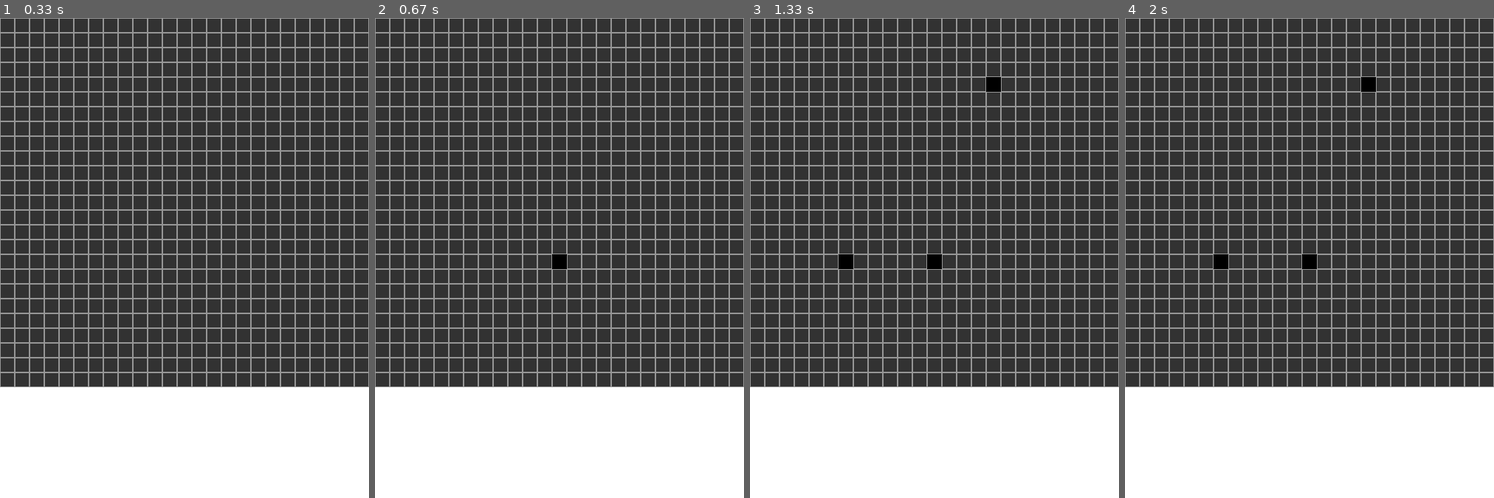
Above: before the commit, frames 1-4 (left to right).
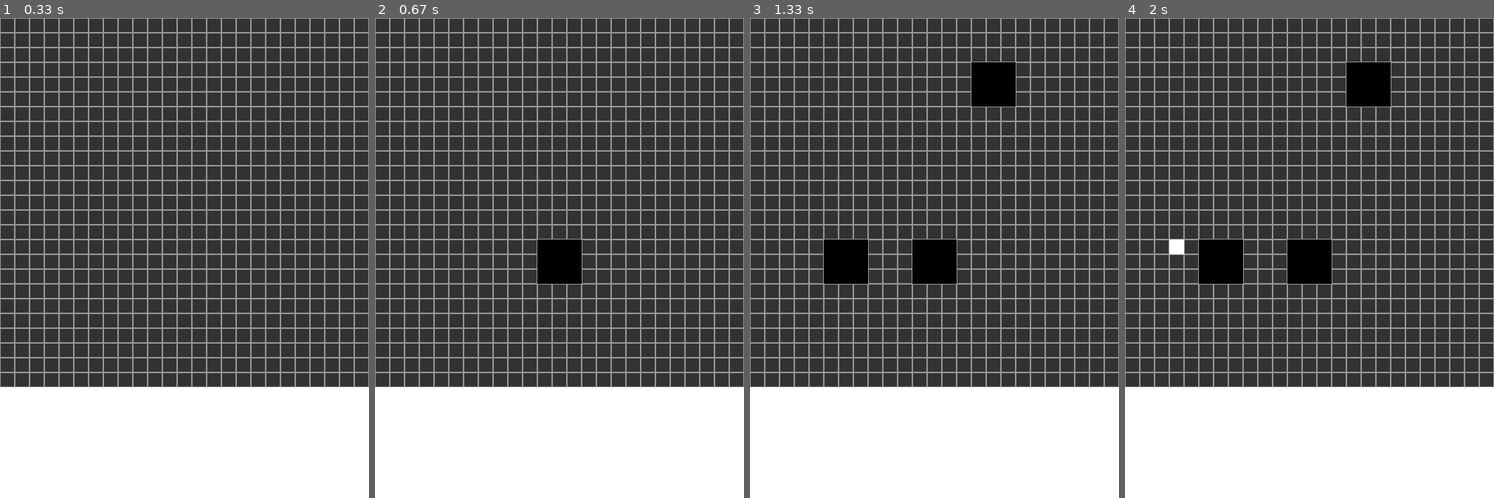
Above: after the commit, the same moments.

Repository: abstralexis/pygame-minesweeper
Game: pygame game, started from main.py
Two runs of this game, one before a commit and one after it. Both use one fixed random seed, a clock stepped at 60 frames per second and the inputs below.
Inputs (mouse positions are in pixels of both pictures, inside the frame that each line leads up to):
- Up to frame 1 (0.33 s): no input
- Up to frame 2 (0.67 s): click (559, 258) at 0.42 s
- Up to frame 3 (1.33 s): click (845, 262) at 0.78 s; click (989, 90) at 1.15 s
- Up to frame 4 (2 s): click (1176, 243) at 1.52 s

Frame 1 is identical in both runs. In frame 2, 1.0% of the frame differs, in the area x 44-56%, y 46-56%; in frame 3, 3.0%; in frame 4, 3.1%, in the area x 12-72%, y 9-56%.

Commit message:
(NOT WORKING) Add adjacent tile pressing + bomb counting

Diff:
--- a/main.py
+++ b/main.py
@@ -27,7 +27,7 @@
 SCREEN_SIZE = (WIDTH, HEIGHT)
 
 pygame.font.init()
-COMICSANSMS = pygame.font.SysFont("comicsansms", 30)
+COMICSANSMS = pygame.font.SysFont("comicsansms", 20)
 
 
 pygame.init()
@@ -72,13 +72,53 @@
     return mine_coords
 
 
+NUM_MINES = 100
+MINES = get_mines(NUM_MINES)
+
+
+def get_adjacent(pressrect: pygame.Rect):
+    """
+    Returns number of adjacent mines and rects of safe spaces
+    """
+    x = pressrect.x
+    y = pressrect.y
+
+    rects = []
+    num_mines = 0
+
+    # This is really messy.
+    # TODO @AlexisComix
+    # for some reason, None of the rects adjacent are in mines somehow.
+    # No clue how this happens
+    # up
+    rects.append(pygame.Rect(x, y-BLOCKSIZE, BLOCKSIZE, BLOCKSIZE))
+    print(pygame.Rect(x, y-BLOCKSIZE, BLOCKSIZE, BLOCKSIZE)) # TEST
+    # down
+    rects.append(pygame.Rect(x, y+BLOCKSIZE, BLOCKSIZE, BLOCKSIZE))
+    # left
+    rects.append(pygame.Rect(x-BLOCKSIZE, y, BLOCKSIZE, BLOCKSIZE))
+    # right
+    rects.append(pygame.Rect(x+BLOCKSIZE, y, BLOCKSIZE, BLOCKSIZE))
+    # upleft
+    rects.append(pygame.Rect(x-BLOCKSIZE, y-BLOCKSIZE, BLOCKSIZE, BLOCKSIZE))
+    # upright
+    rects.append(pygame.Rect(x+BLOCKSIZE, y-BLOCKSIZE, BLOCKSIZE, BLOCKSIZE))
+    # downright
+    rects.append(pygame.Rect(x+BLOCKSIZE, y+BLOCKSIZE, BLOCKSIZE, BLOCKSIZE))
+    # downleft
+    rects.append(pygame.Rect(x-BLOCKSIZE, y+BLOCKSIZE, BLOCKSIZE, BLOCKSIZE))
+
+    for rect in rects:
+        if rect in MINES:
+            num_mines += 1
+
+    return num_mines, rects
+
+
 def main() -> None:
     """
     Main game method
     """
-    NUM_MINES = 100
-    MINES = get_mines(NUM_MINES)
-
     pressed = []
 
     while True:
@@ -88,14 +128,20 @@
                 sys.exit()
 
             elif event.type == pygame.MOUSEBUTTONDOWN:
-                if event.button == 1: # Left click
+                if event.button == 1:           # Left click
                     mouse_x, mouse_y = pygame.mouse.get_pos()
                     floor_x = floor(mouse_x / BLOCKSIZE) * BLOCKSIZE
                     floor_y = floor(mouse_y / BLOCKSIZE) * BLOCKSIZE
                     mouse_grid_pos = (floor_x, floor_y)
 
-                    if mouse_grid_pos in MINES:
+                    if mouse_grid_pos in MINES: # Mine detection
                         print("BOOM!")          # Testing message
+                        mine_rect = pygame.Rect(
+                            mouse_grid_pos, (BLOCKSIZE, BLOCKSIZE)
+                            )
+                        print(mine_rect) # TEST
+                        pygame.draw.rect(WIN, WHITE, mine_rect)
+                        pygame.display.flip()
                         pygame.time.wait(1000)  # Wait 1s
                         pygame.quit()
                         sys.exit()
@@ -105,13 +151,43 @@
                             )
                         pressed.append(click_rect)
 
+                        _, adjacent = get_adjacent(click_rect)
+                        print(_)
+                        for square in adjacent:
+                            pressed.append(square)
+
+        revealed = []
+
         draw_grid()
         for pressed_rect in pressed:
+            rect_x = pressed_rect.x
+            rect_y = pressed_rect.y
+
             pygame.draw.rect(WIN, BLACK, pressed_rect)
+
+            mines, _ = get_adjacent(pressed_rect)
+            col = tuple()
+            if mines != 0:
+                match mines:
+                    case 1, 2:
+                        col = LIGHT_BLUE
+                    case 3, 4:
+                        col = BLUE
+                    case 5, 6:
+                        col = YELLOW
+                    case 7, 8:
+                        col = ORANGE
+                text = COMICSANSMS.render(f"{mines}", color=col)
+                revealed.append((text, click_rect))
+
+        for square in revealed:
+
+            txt = square[0]
+            rect = square[1]
+            WIN.blit(txt, rect)
         pygame.display.update()
         clock.tick(12)
 
 
-
 if __name__ == "__main__":
     main()
